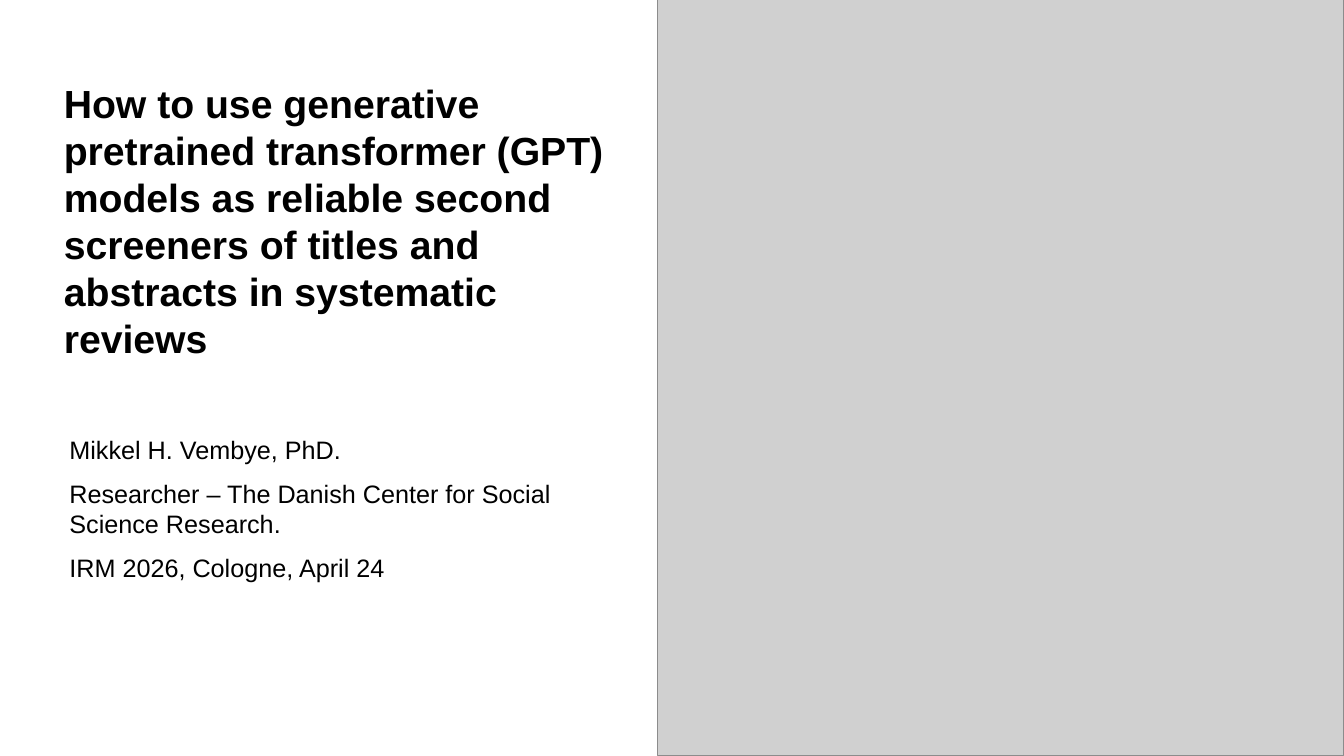
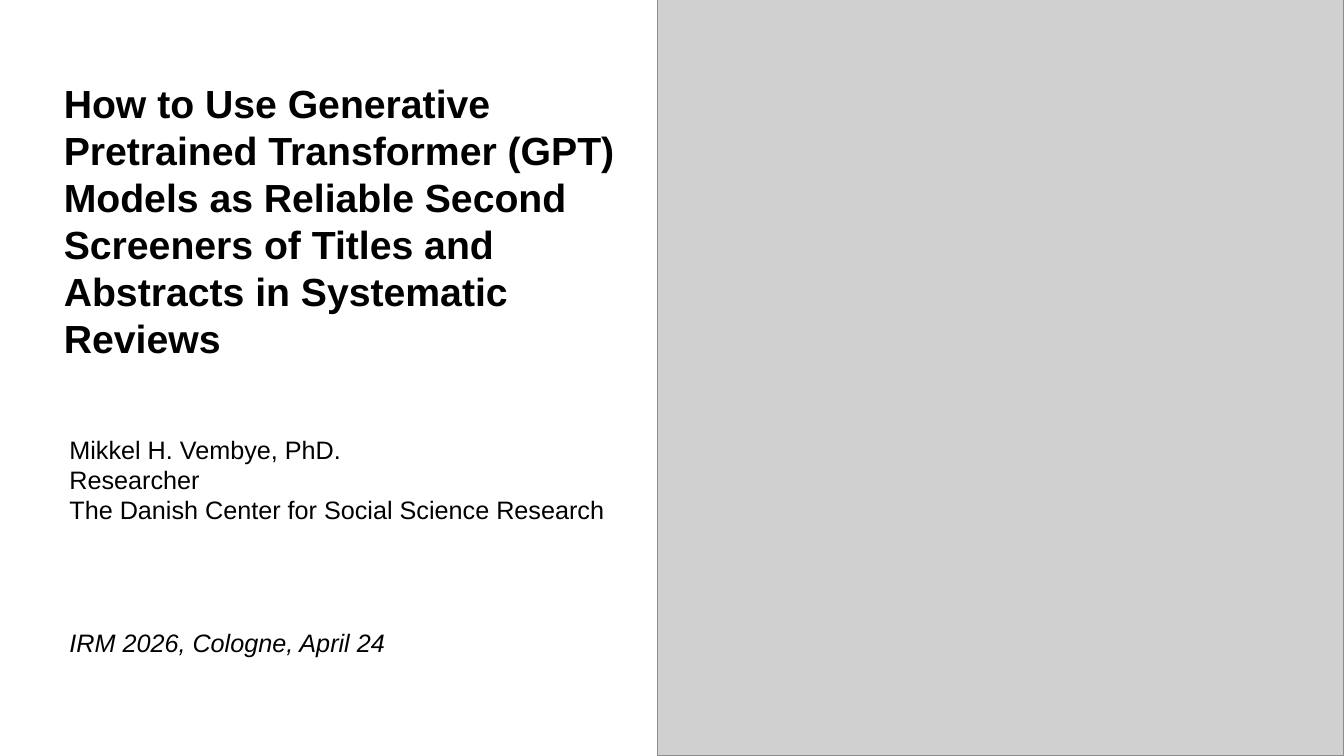
Before and after one commit to MikkelVembye/IRM2026, a slide deck: slide 1 of screen-with-gpt-models.pptx. Drawn at 1344x756 pixels with LibreOffice and Linux fonts; fonts in the diff are those of the drawing; grey boxes stand for pictures; background and template pictures are left out. Boxes give left, top, right and bottom in pixels: in the first picture for what was removed or moved away, otherwise in the second. Text is boxed around its words. In the diff, an @@ line names an element or a change of style, - is before the commit and + after.

Commit message:
Working on presentation

```diff
--- a/screen-with-gpt-models.pptx
+++ b/screen-with-gpt-models.pptx
@@ title at (64, 89, 615, 354): text changed @@
-How to use generative pretrained transformer (GPT) models as reliable second screeners of titles and abstracts in systematic reviews
+How to Use Generative Pretrained Transformer (GPT) Models as Reliable Second Screeners of Titles and Abstracts in Systematic Reviews
@@ text at (69, 440, 385, 658): italic on in "IRM 2026, Cologne, April 24"; less space between paragraphs @@
@@ text at (69, 470, 604, 520): text changed @@
-Researcher – The Danish Center for Social Science Research.
+Researcher
+The Danish Center for Social Science Research
```
Also in this commit, not shown: 2 other slides changed, 2 slides added, 1 slide removed, 24 other files.
